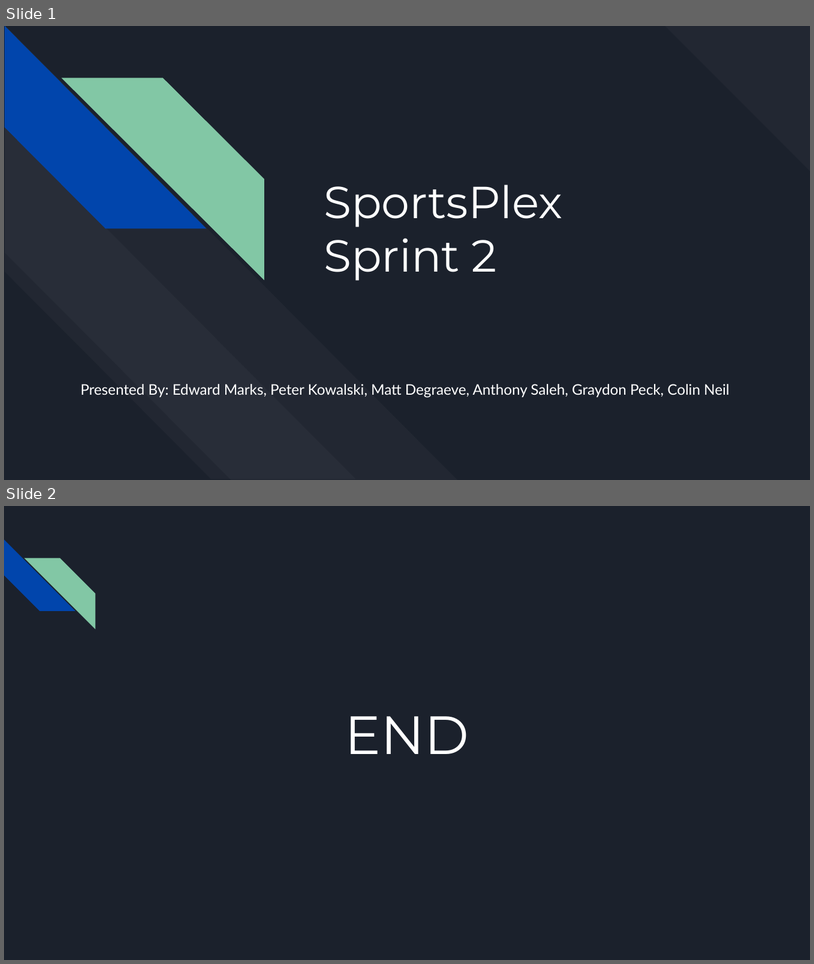
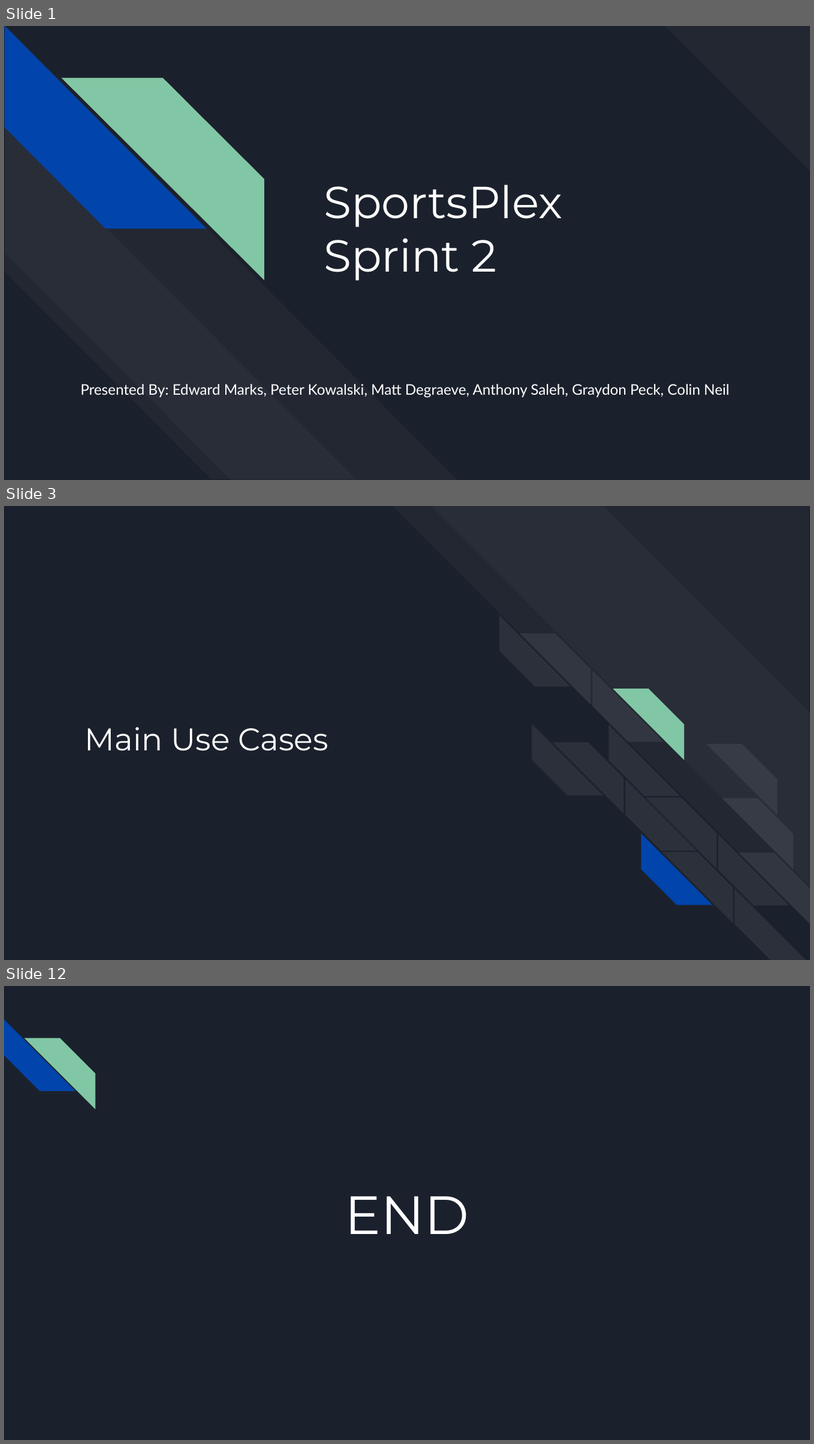
Before and after one commit to GraydonPeck/CSI4999Project, a slide deck: Documentation/4999 - Sprint2.pptx. Shown one above the other, each under a label of ours: slides 1 and 2 before the commit, slides 1, 3 and 12 after it; the slides between them are not shown. The pictures are 814x964 and 814x1444 pixels, drawn with LibreOffice and Linux fonts; fonts in the diff are those of the drawing. Boxes give left, top, right and bottom in pixels: in the first picture for what was removed or moved away, otherwise in the second. Text is boxed around its words. In the diff, an @@ line names an element or a change of style, - is before the commit and + after.

```diff
--- a/Documentation/4999 - Sprint2.pptx
+++ b/Documentation/4999 - Sprint2.pptx
@@ slide 3 added at <box>4,506,810,960</box>, background #1B212C @@
@@ title added at <box>85,727,329,751</box>, 28 pt, text #FFFFFF @@
+Main Use Cases
@@ group added at <box>393,506,810,959</box>: 18 diag stripes @@
@@ what was slide 2 is now slide 12 @@
```
Also in this commit, not shown: 9 other slides added, 2 other files.
